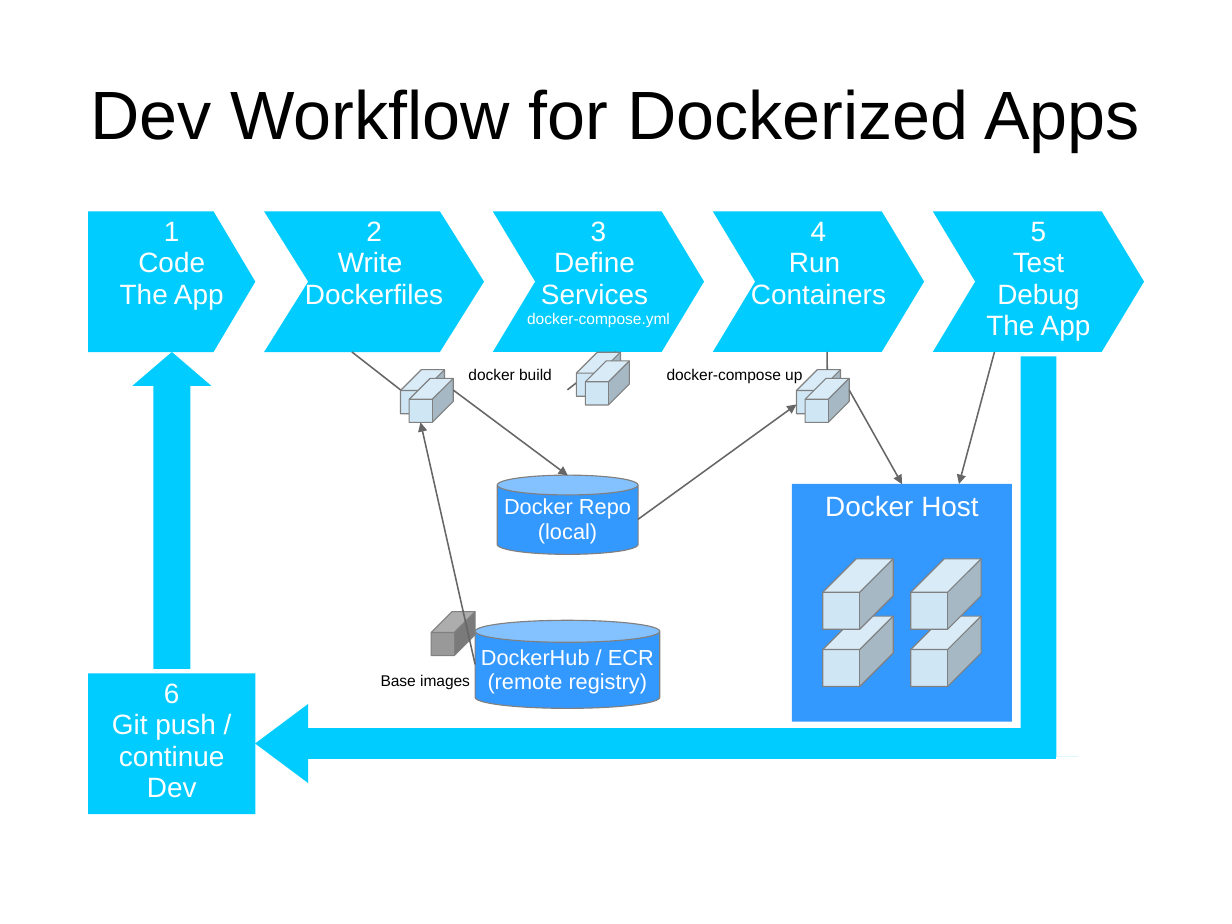
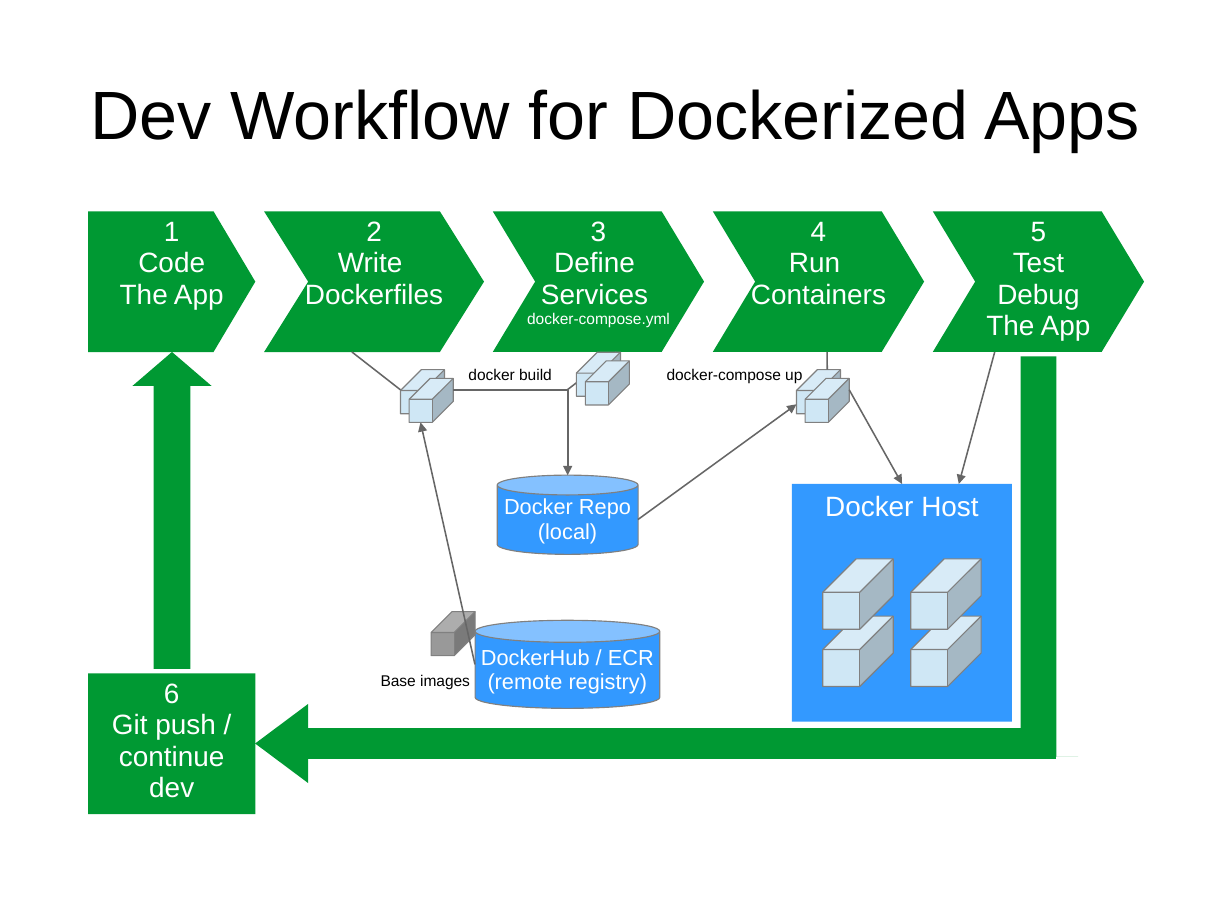
Before and after one commit to silverdonkey/niko-consulting-website, a slide deck: slide 6 of content/en/blog/journey-to-cloud/Untitled 1.ppt. Drawn at 1232x924 pixels with LibreOffice and Linux fonts; fonts in the diff are those of the drawing. Boxes give left, top, right and bottom in pixels: in the first picture for what was removed or moved away, otherwise in the second. Text is boxed around its words. In the diff, an @@ line names an element or a change of style, - is before the commit and + after.

Commit message:
changed colors in diagrams for dev and cloud workflows (devops)

```diff
--- a/content/en/blog/journey-to-cloud/Untitled 1.ppt
+++ b/content/en/blog/journey-to-cloud/Untitled 1.ppt
@@ arrow (454, 390) - (568, 475): arrow to elbow arrow; route changed @@
@@ fill #00CCFF to #009933 in 9 elements at [88, 211, 256, 352], [264, 211, 484, 352], [493, 211, 704, 352], [713, 211, 925, 352], [934, 211, 1145, 352], [88, 673, 256, 814], [132, 352, 212, 669], [999, 357, 1078, 757], [255, 704, 1055, 784] @@
@@ text in freeform shape at [149, 776, 194, 798]: text changed @@
-Dev
+dev
```
Also in this commit, not shown: 4 other slides changed, 3 other files.
